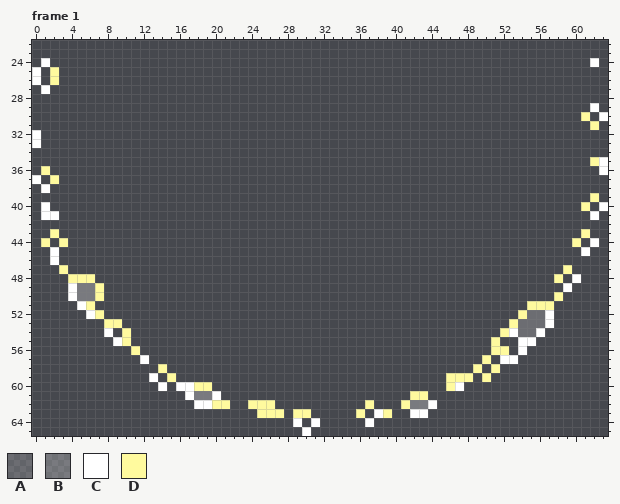
Edited in one commit: pixel-art file (Assets/Textures/WorkingPlace/FryEffect_big.aseprite). The first picture shows the starting point.
64x66 pixels, 4 frames. Colours within 5 levels of each other are drawn and written as one. Shown: frame 1: x 0..63, y 22..65. The commit also changed other frames, which this record leaves out.
Palette (. is transparent): A #ffffff34  B #ffffff46  C #ffffff  D #fffa9e
Pixels before, frame 1, first column x 0:
24 .C............................................................C.
25 C.D.............................................................
26 C.D.............................................................
27 .C..............................................................
28 ................................................................
29 ..............................................................C.
30 .............................................................D.C
31 ..............................................................D.
32 C...............................................................
33 C...............................................................
34 ................................................................
35 ..............................................................DC
36 .D.............................................................C
37 C.D.............................................................
38 .C..............................................................
39 ..............................................................D.
40 .C...........................................................D.C
41 .CC...........................................................C.
42 ................................................................
43 ..D..........................................................D..
44 .D.D........................................................D.C.
45 ..C..........................................................C..
46 ..C.............................................................
47 ...D.......................................................D....
48 ....DDD...................................................D.C...
49 ....CBBD...................................................C....
50 ....CBBD..................................................D.....
51 .....CD................................................DDD......
52 ......CD..............................................DAAC......
53 ........DD...........................................DAAAC......
54 ........C.D.........................................DCAAC.......
55 .........CD........................................D..CC........
56 ...........D.......................................DD.C.........
57 ............C.....................................D.CC..........
58 ..............D..................................D.D............
59 .............C.D..............................DDD.D.............
60 ..............C.CCDD..........................DC................
61 .................CBBC.....................DD....................
62 ..................CCDD..DDD..........D...DBBC...................
63 .........................DDD.DD.....D.CD..CC....................
64 .............................C.C.....C..........................
65 ..............................C.................................
New version:
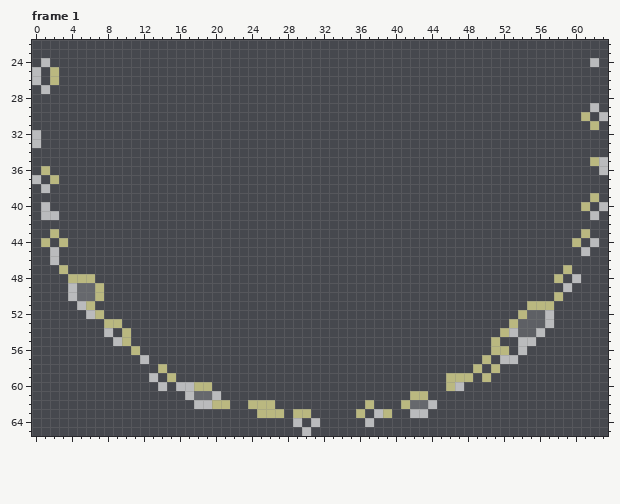
What changed:
layer "Layer 2" opacity 100% -> 63%
Colour A changes from #ffffff34 to #ffffff21.
Colour B changes from #ffffff46 to #ffffff2c.
Colour C changes from #ffffff to #ffffffa0.
Colour D changes from #fffa9e to #fffa9ea0.
